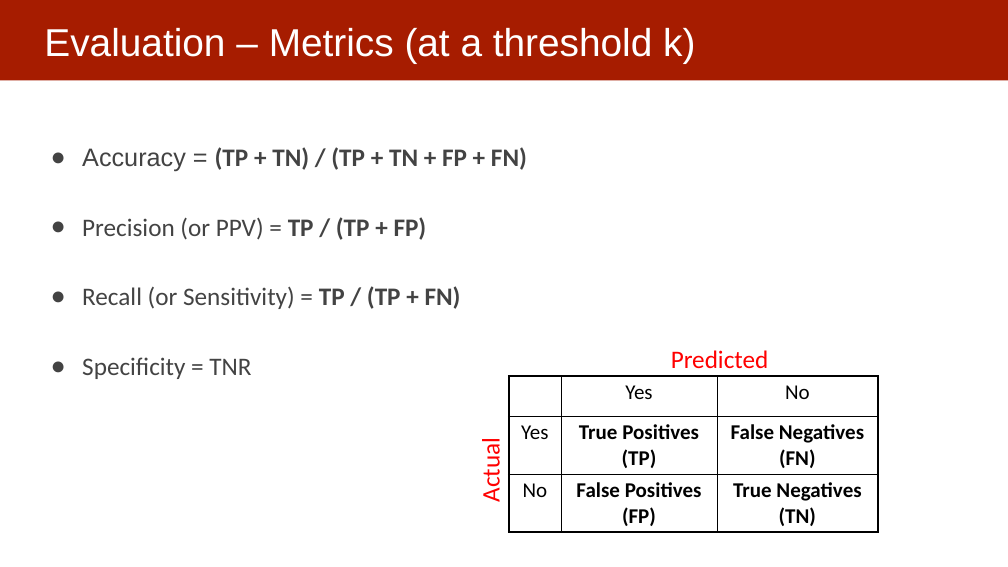
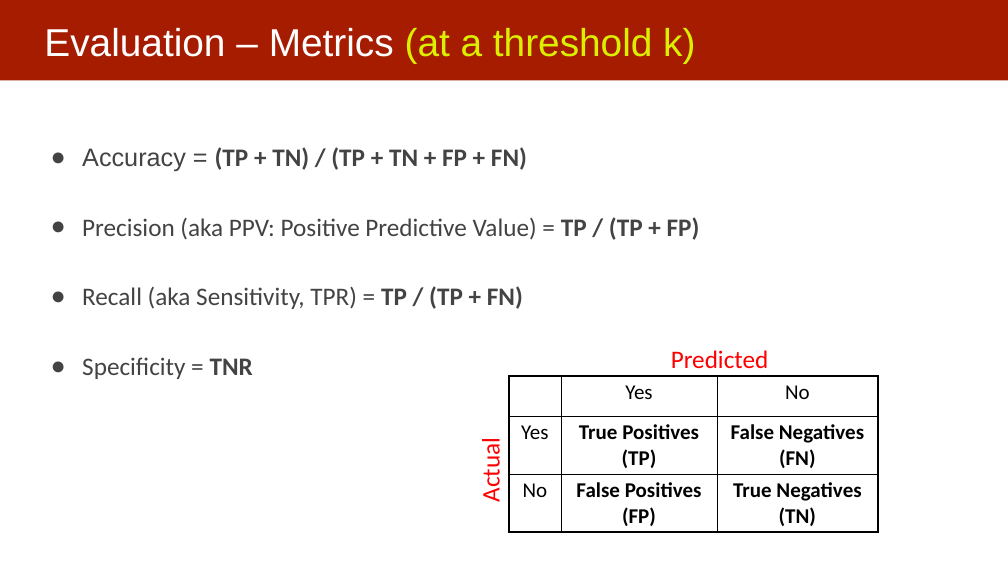
Before and after one commit to dssg/MLinPractice, a slide deck: slide 13 of Lectures/Lecture6-EvaluationMetrics.pptx. Drawn at 1008x567 pixels with LibreOffice and Linux fonts; fonts in the diff are those of the drawing. Boxes give left, top, right and bottom in pixels: in the first picture for what was removed or moved away, otherwise in the second. Text is boxed around its words. In the diff, an @@ line names an element or a change of style, - is before the commit and + after.

Commit message:
updated metrics

```diff
--- a/Lectures/Lecture6-EvaluationMetrics.pptx
+++ b/Lectures/Lecture6-EvaluationMetrics.pptx
@@ title "Evaluation – Metrics (at a ..." at <box>44,28,695,63</box>: text colour #FFFFFF to #DBF000 in "(at a threshold k)" @@
@@ text at <box>82,217,700,309</box>: text changed @@
-● Precision (or PPV) = TP / (TP + FP)
-● Recall (or Sensitivity) = TP / (TP + FN)
+● Precision (aka PPV: Positive Predictive Value) = TP / (TP + FP)
+● Recall (aka Sensitivity, TPR) = TP / (TP + FN)
@@ text at <box>82,357,253,379</box>: bold on in "TNR" @@
```
Also in this commit, not shown: 3 other slides changed.
